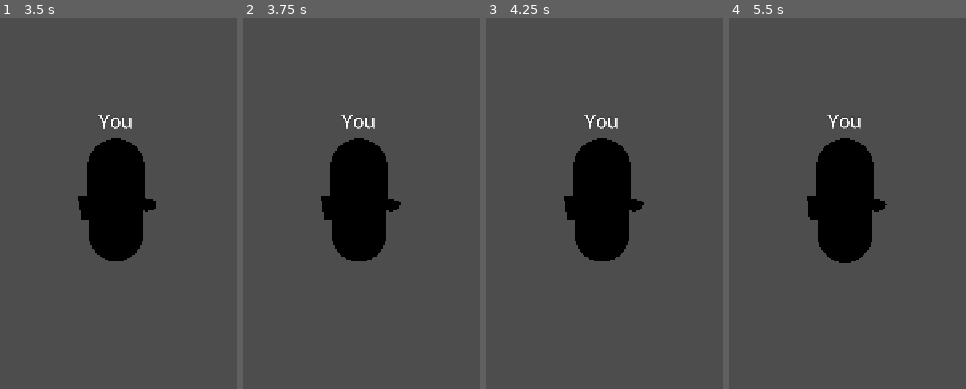
Above: before the commit, frames 1-4 (left to right).
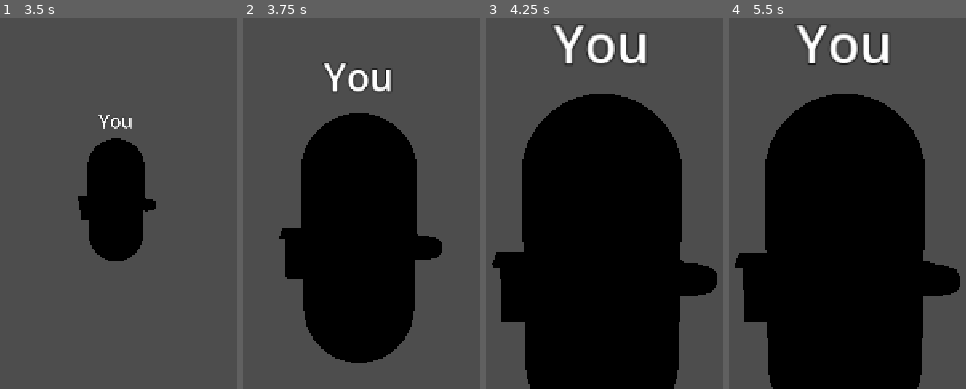
Above: after the commit, the same moments.

Repository: GodotGarden/search-and-rescue
Game: Godot game, scene res://scenes/player/Responder.tscn
The game is run twice, just before and just after one commit, with the same random seed, the same clock (stepped at 60 frames per second) and the same inputs. This scene is started directly instead of the project's main scene.
Inputs (mouse positions are in pixels of both pictures, inside the frame that each line leads up to):
- Up to frame 1 (3.5 s): tap Enter at 0.5, 2 s; move the mouse to (161, 162) at 0.52 s; hold C (toggle_compass, bound only after the commit) 0.53-1.28 s; hold W (move_forward) from 0.53 s (still down); tap Space (jump) at 0.77, 1.25, 1.52, 2.75, 3.02 s; tap B (use_binoculars, bound only after the commit) at 0.8, 1.35, 2.3 s; move the mouse to (75, 166) at 1.27 s; tap C (toggle_compass, bound only after the commit) at 1.55, 2.85 s; move the mouse to (135, 155) at 2.02 s; hold Shift (sprint) 2.03-2.78 s; move the mouse to (106, 170) at 2.77 s
- Up to frame 2 (3.75 s): keep holding W (move_forward); tap Enter at 3.5 s; move the mouse to (418, 170) at 3.52 s; hold B (use_binoculars, bound only after the commit) from 3.53 s (still down)
- Up to frame 3 (4.25 s): keep holding W (move_forward); keep holding B (use_binoculars, bound only after the commit); tap Space (jump) at 3.77 s; tap M (toggle_map, bound only after the commit) at 4.15 s
- Up to frame 4 (5.5 s): keep holding W (move_forward); tap Space (jump) at 4.25, 4.52 s; move the mouse to (785, 158) at 4.27 s; release B (use_binoculars, bound only after the commit) at 4.28 s; tap C (toggle_compass, bound only after the commit) at 4.35 s; move the mouse to (854, 162) at 5.02 s; hold B (use_binoculars, bound only after the commit) from 5.03 s (still down)

Frame 1 is identical in both runs. In frame 2, 24% of the frame differs, in the area x 15-84%, y 11-93%; in frame 3, 47%; in frame 4, 47%, in the area x 2-98%, y 1-100%.

Commit message:
Add usable field navigation tools

Diff:
--- a/project.godot
+++ b/project.godot
@@ -65,6 +65,18 @@
 "deadzone": 0.5,
 "events": [Object(InputEventKey,"physical_keycode":4194305)]
 }
+use_binoculars={
+"deadzone": 0.5,
+"events": [Object(InputEventKey,"physical_keycode":66,"unicode":98)]
+}
+toggle_map={
+"deadzone": 0.5,
+"events": [Object(InputEventKey,"physical_keycode":77,"unicode":109)]
+}
+toggle_compass={
+"deadzone": 0.5,
+"events": [Object(InputEventKey,"physical_keycode":67,"unicode":99)]
+}
 
 [physics]
 
--- a/scenes/main/main.gd
+++ b/scenes/main/main.gd
@@ -60,6 +60,8 @@
 	responder.set_multiplayer_authority(peer_id)
 	active_world.get_node("Players").add_child(responder)
 	responder.global_transform = active_world.get_spawn_transform(spawn_index)
+	if peer_id == multiplayer.get_unique_id():
+		hud.set_local_responder(responder)
 	_refresh_hud()
 
 
@@ -78,6 +80,7 @@
 	if active_world != null:
 		active_world.queue_free()
 		active_world = null
+	hud.set_local_responder(null)
 
 
 func _show_status(message: String) -> void:
--- a/scenes/ui/PrototypeHud.tscn
+++ b/scenes/ui/PrototypeHud.tscn
@@ -1,6 +1,8 @@
-[gd_scene load_steps=2 format=3]
+[gd_scene load_steps=4 format=3]
 
 [ext_resource type="Script" path="res://scenes/ui/prototype_hud.gd" id="1_hud"]
+[ext_resource type="Script" path="res://scenes/ui/map_display.gd" id="2_map"]
+[ext_resource type="Script" path="res://scenes/ui/compass_display.gd" id="3_compass"]
 
 [node name="PrototypeHud" type="Control"]
 layout_mode = 3
@@ -48,3 +50,100 @@
 offset_bottom = 206.0
 mouse_filter = 0
 text = "End session"
+
+[node name="BinocularsLabel" type="Label" parent="."]
+anchors_preset = 10
+anchor_right = 1.0
+offset_top = 24.0
+offset_bottom = 52.0
+grow_horizontal = 2
+theme_override_colors/font_color = Color(0.95, 0.9, 0.6, 1)
+theme_override_font_sizes/font_size = 20
+text = "BINOCULARS — release B to return"
+horizontal_alignment = 1
+visible = false
+
+[node name="MapOverlay" type="Control" parent="."]
+layout_mode = 3
+anchors_preset = 15
+anchor_right = 1.0
+anchor_bottom = 1.0
+grow_horizontal = 2
+grow_vertical = 2
+mouse_filter = 2
+visible = false
+
+[node name="Panel" type="PanelContainer" parent="MapOverlay"]
+anchors_preset = 8
+anchor_left = 0.5
+anchor_top = 0.5
+anchor_right = 0.5
+anchor_bottom = 0.5
+offset_left = -300.0
+offset_top = -250.0
+offset_right = 300.0
+offset_bottom = 250.0
+grow_horizontal = 2
+grow_vertical = 2
+
+[node name="Margin" type="MarginContainer" parent="MapOverlay/Panel"]
+theme_override_constants/margin_left = 16
+theme_override_constants/margin_top = 14
+theme_override_constants/margin_right = 16
+theme_override_constants/margin_bottom = 14
+
+[node name="Rows" type="VBoxContainer" parent="MapOverlay/Panel/Margin"]
+theme_override_constants/separation = 8
+
+[node name="Title" type="Label" parent="MapOverlay/Panel/Margin/Rows"]
+theme_override_font_sizes/font_size = 24
+text = "INLAND ISLAND FIELD MAP"
+horizontal_alignment = 1
+
+[node name="MapDisplay" type="Control" parent="MapOverlay/Panel/Margin/Rows"]
+custom_minimum_size = Vector2(0, 385)
+layout_mode = 2
+mouse_filter = 2
+script = ExtResource("2_map")
+
+[node name="Hint" type="Label" parent="MapOverlay/Panel/Margin/Rows"]
+text = "M — close map     White arrow — your position     Yellow — trail destination"
+horizontal_alignment = 1
+
+[node name="CompassOverlay" type="PanelContainer" parent="."]
+anchors_preset = 8
+anchor_left = 0.5
+anchor_top = 0.5
+anchor_right = 0.5
+anchor_bottom = 0.5
+offset_left = -145.0
+offset_top = -170.0
+offset_right = 145.0
+offset_bottom = 170.0
+grow_horizontal = 2
+grow_vertical = 2
+visible = false
+
+[node name="Margin" type="MarginContainer" parent="CompassOverlay"]
+theme_override_constants/margin_left = 16
+theme_override_constants/margin_top = 14
+theme_override_constants/margin_right = 16
+theme_override_constants/margin_bottom = 14
+
+[node name="Rows" type="VBoxContainer" parent="CompassOverlay/Margin"]
+theme_override_constants/separation = 8
+
+[node name="Title" type="Label" parent="CompassOverlay/Margin/Rows"]
+theme_override_font_sizes/font_size = 22
+text = "MAGNETIC COMPASS"
+horizontal_alignment = 1
+
+[node name="CompassDisplay" type="Control" parent="CompassOverlay/Margin/Rows"]
+custom_minimum_size = Vector2(250, 250)
+layout_mode = 2
+mouse_filter = 2
+script = ExtResource("3_compass")
+
+[node name="Hint" type="Label" parent="CompassOverlay/Margin/Rows"]
+text = "C — close compass"
+horizontal_alignment = 1
--- /dev/null
+++ b/scenes/ui/compass_display.gd
@@ -0,0 +1,24 @@
+extends Control
+
+var _player_yaw := 0.0
+
+
+func set_heading(yaw: float) -> void:
+	_player_yaw = yaw
+	queue_redraw()
+
+
+func _draw() -> void:
+	var centre := size * 0.5
+	var radius := minf(size.x, size.y) * 0.36
+	draw_circle(centre, radius, Color("1c2528"))
+	draw_arc(centre, radius, 0.0, TAU, 48, Color("d7d4af"), 4.0, true)
+	for index in range(16):
+		var angle := TAU * float(index) / 16.0
+		var direction := Vector2(sin(angle), -cos(angle))
+		var tick_length := 15.0 if index % 4 == 0 else 8.0
+		draw_line(centre + direction * (radius - tick_length), centre + direction * radius, Color("d7d4af"), 2.0)
+	var north := Vector2(sin(_player_yaw), -cos(_player_yaw))
+	draw_line(centre, centre + north * (radius * 0.75), Color("d44839"), 8.0, true)
+	draw_line(centre, centre - north * (radius * 0.48), Color("d7d4af"), 5.0, true)
+	draw_circle(centre, 8.0, Color("f7f5e8"))
--- /dev/null
+++ b/scenes/ui/map_display.gd
@@ -0,0 +1,80 @@
+extends Control
+
+const WORLD_HALF_EXTENT := 150.0
+
+var _player_position := Vector3.ZERO
+var _player_yaw := 0.0
+
+
+func set_player_state(position_value: Vector3, yaw: float) -> void:
+	_player_position = position_value
+	_player_yaw = yaw
+	queue_redraw()
+
+
+func _draw() -> void:
+	var bounds := Rect2(Vector2.ZERO, size)
+	draw_rect(bounds, Color("d8d0a6"))
+	var inset := Rect2(Vector2(12, 12), size - Vector2(24, 24))
+	draw_rect(inset, Color("7fa45d"))
+	_draw_mountains(inset)
+	_draw_lake(inset)
+	_draw_forest(inset)
+	_draw_trail()
+	_draw_marker(Vector2(-24, 32), Color("b83f35"), 8.0)
+	_draw_marker(Vector2(58, -48), Color("f1d05a"), 8.0)
+	_draw_player()
+
+
+func _draw_mountains(inset: Rect2) -> void:
+	var edge_color := Color("5d6870")
+	draw_rect(Rect2(inset.position, Vector2(inset.size.x, 17)), edge_color)
+	draw_rect(Rect2(Vector2(inset.position.x, inset.end.y - 17), Vector2(inset.size.x, 17)), edge_color)
+	draw_rect(Rect2(inset.position, Vector2(17, inset.size.y)), edge_color)
+	draw_rect(Rect2(Vector2(inset.end.x - 17, inset.position.y), Vector2(17, inset.size.y)), edge_color)
+
+
+func _draw_lake(inset: Rect2) -> void:
+	var lake_top_left := _map_point(Vector2(-79, 41))
+	var lake_bottom_right := _map_point(Vector2(-15, 89))
+	draw_rect(Rect2(lake_top_left, lake_bottom_right - lake_top_left), Color("3f83a3"))
+	draw_circle(_map_point(Vector2(-47, 65)), 11.0, Color("749756"))
+
+
+func _draw_forest(inset: Rect2) -> void:
+	var forest_top_left := _map_point(Vector2(35, -104))
+	var forest_bottom_right := _map_point(Vector2(112, -24))
+	draw_rect(Rect2(forest_top_left, forest_bottom_right - forest_top_left), Color("356044"))
+
+
+func _draw_trail() -> void:
+	var trail := PackedVector2Array([
+		_map_point(Vector2(-20, 24)),
+		_map_point(Vector2(25, -15)),
+		_map_point(Vector2(58, -48)),
+	])
+	draw_polyline(trail, Color("c8a66d"), 5.0, true)
+
+
+func _draw_marker(world_position: Vector2, color: Color, radius: float) -> void:
+	draw_circle(_map_point(world_position), radius, color)
+
+
+func _draw_player() -> void:
+	var map_position := _map_point(Vector2(_player_position.x, _player_position.z))
+	var forward := Vector2(sin(_player_yaw), -cos(_player_yaw))
+	var side := Vector2(-forward.y, forward.x)
+	var points := PackedVector2Array([
+		map_position + forward * 11.0,
+		map_position - forward * 7.0 + side * 6.0,
+		map_position - forward * 7.0 - side * 6.0,
+	])
+	draw_colored_polygon(points, Color("f7f5e8"))
+	draw_polyline(PackedVector2Array([points[0], points[1], points[2], points[0]]), Color("28343b"), 2.0, true)
+
+
+func _map_point(world_xz: Vector2) -> Vector2:
+	return Vector2(
+		remap(world_xz.x, -WORLD_HALF_EXTENT, WORLD_HALF_EXTENT, 12.0, size.x - 12.0),
+		remap(world_xz.y, -WORLD_HALF_EXTENT, WORLD_HALF_EXTENT, 12.0, size.y - 12.0),
+	)
--- a/scenes/ui/prototype_hud.gd
+++ b/scenes/ui/prototype_hud.gd
@@ -1,12 +1,47 @@
 extends Control
 
 signal end_session_requested
+
+@onready var binoculars_label: Label = $BinocularsLabel
+@onready var map_overlay: Control = $MapOverlay
+@onready var map_display: Control = $MapOverlay/Panel/Margin/Rows/MapDisplay
+@onready var compass_overlay: Control = $CompassOverlay
+@onready var compass_display: Control = $CompassOverlay/Margin/Rows/CompassDisplay
+
+var _local_responder: Node3D
 
 
 func _ready() -> void:
 	$EndSessionButton.pressed.connect(func() -> void: end_session_requested.emit())
 
 
+func set_local_responder(responder: Node3D) -> void:
+	_local_responder = responder
+	if responder == null:
+		map_overlay.visible = false
+		compass_overlay.visible = false
+		binoculars_label.visible = false
+
+
+func _process(_delta: float) -> void:
+	if not is_instance_valid(_local_responder):
+		return
+	map_display.set_player_state(_local_responder.global_position, _local_responder.global_rotation.y)
+	compass_display.set_heading(_local_responder.global_rotation.y)
+	binoculars_label.visible = _local_responder.is_viewing_binoculars()
+
+
+func _unhandled_input(event: InputEvent) -> void:
+	if not is_instance_valid(_local_responder):
+		return
+	if event.is_action_pressed("toggle_map"):
+		map_overlay.visible = not map_overlay.visible
+		get_viewport().set_input_as_handled()
+	elif event.is_action_pressed("toggle_compass"):
+		compass_overlay.visible = not compass_overlay.visible
+		get_viewport().set_input_as_handled()
+
+
 func set_session_info(role: String, status: String, player_count: int) -> void:
 	$Readout/Margin/Rows/RoleLabel.text = "%s — %s" % [role, status]
 	$Readout/Margin/Rows/DebugLabel.text = "Players: %d / 2" % player_count
--- a/scripts/player/responder.gd
+++ b/scripts/player/responder.gd
@@ -20,6 +20,7 @@
 var _network_position := Vector3.ZERO
 var _network_yaw := 0.0
 var _network_send_elapsed := 0.0
+var _binoculars_active := false
 
 
 func _ready() -> void:
@@ -42,6 +43,12 @@
 	if event.is_action_pressed("toggle_mouse_capture"):
 		Input.mouse_mode = Input.MOUSE_MODE_VISIBLE if Input.mouse_mode == Input.MOUSE_MODE_CAPTURED else Input.MOUSE_MODE_CAPTURED
 		return
+	if event.is_action_pressed("use_binoculars"):
+		_binoculars_active = true
+		return
+	if event.is_action_released("use_binoculars"):
+		_binoculars_active = false
+		return
 	if event is InputEventMouseMotion and Input.mouse_mode == Input.MOUSE_MODE_CAPTURED:
 		rotate_y(-event.relative.x * mouse_sensitivity)
 		_look_pitch = clampf(_look_pitch - event.relative.y * mouse_sensitivity, -CAMERA_PITCH_LIMIT, CAMERA_PITCH_LIMIT)
@@ -55,6 +62,7 @@
 		global_position = global_position.lerp(_network_position, minf(delta * 12.0, 1.0))
 		rotation.y = lerp_angle(rotation.y, _network_yaw, minf(delta * 12.0, 1.0))
 		return
+	camera.fov = move_toward(camera.fov, 28.0 if _binoculars_active else 70.0, delta * 160.0)
 	if not is_on_floor():
 		velocity.y -= GRAVITY * delta
 	if Input.is_action_just_pressed("jump") and is_on_floor():
@@ -70,6 +78,10 @@
 	if _network_send_elapsed >= NETWORK_SEND_INTERVAL:
 		_network_send_elapsed = 0.0
 		_send_network_state()
+
+
+func is_viewing_binoculars() -> bool:
+	return _binoculars_active
 
 
 func _send_network_state() -> void:
Not shown, changed: README.md
